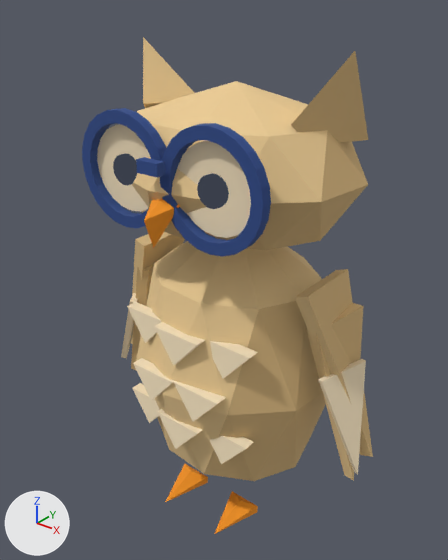
An edit to the glTF model models/characters/pip_owl.glb, drawn before and after from the same camera.
The view is the same before and after, from a camera (50 mm lens) standing at (0.0765, -0.0998, 0.1188) and looking at (-0.0019, -0.0018, 0.0581). Lighting does not change. The marker at lower left points along +X, +Y and +Z. The picture after the commit comes second. Where no turn or scale is listed for an object, it has been applied to the vertices. Vertices at exactly the same position are counted once.

Names of what the first picture shows: 'body', 'eyes', 'head', 'wing_l', 'wing_r'.
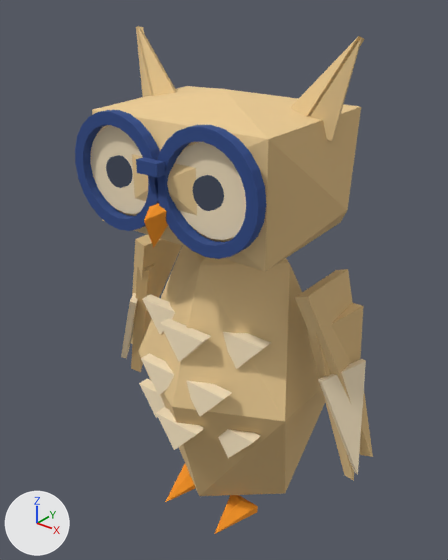
Changed parts and their boxes [x1, y1, x2, y2] in the pictures (448 x 560 px; the box of a moved part takes in the faces that stretch with it):
'head', reshaped (11% taller)
    before: [82, 37, 368, 257]
    after: [75, 26, 365, 271]
'body', reshaped (6% narrower)
    before: [127, 241, 326, 534]
    after: [138, 246, 325, 534]
'eyes', reshaped
    before: [113, 153, 229, 209]
    after: [106, 155, 224, 211]
part 1 of me_body, moved or reshaped
    before: [127, 302, 161, 343]
    after: [142, 294, 175, 334]
part 2 of me_body, moved or reshaped
    before: [210, 436, 253, 464]
    after: [223, 332, 271, 369]
part 3 of me_body, moved or reshaped
    before: [133, 358, 175, 401]
    after: [139, 379, 166, 418]
part 4 of me_body, moved or reshaped
    before: [158, 409, 202, 449]
    after: [156, 407, 204, 450]
part 5 of me_body, added (beige)
    after: [218, 429, 260, 458]
part 6 of me_body, deleted (beige)
    before: [210, 341, 258, 379]
part 7 of me_body, deleted (beige)
    before: [132, 383, 159, 423]
part 8 of me_body, moved or reshaped
    before: [136, 241, 326, 481]
    after: [138, 246, 325, 496]
part 9 of me_head, moved or reshaped
    before: [178, 140, 251, 238]
    after: [175, 142, 246, 240]
part 10 of me_head, moved or reshaped
    before: [160, 123, 271, 257]
    after: [155, 125, 267, 259]
part 11 of me_head, added (blue)
    after: [75, 110, 160, 231]
part 12 of me_head, rebuilt (14% wider, 9% taller)
    before: [132, 81, 368, 250]
    after: [92, 86, 361, 271]
part 13 of me_head, built on
    before: [82, 37, 194, 228]
    after: [90, 26, 177, 214]
part 14 of me_head, reshaped
    before: [291, 51, 368, 143]
    after: [290, 36, 365, 141]
part 15 of me_eyes, moved or reshaped
    before: [197, 173, 229, 209]
    after: [192, 175, 224, 211]
part 16 of me_eyes, moved or reshaped
    before: [113, 153, 137, 186]
    after: [106, 155, 133, 188]

What the commit changed:
me_body is used by ob_body; parent ob_pip_owl; location (0.0, 0.0, 0.04); scale (1.0, 1.0, 0.998).
me_body had 92 vertices, 140 faces and spanned x -0.0244..0.0244, y -0.0224..0.0219, z -0.04..0.034.
me_body now has 73 vertices, 106 faces and spans x -0.0217..0.0217, y -0.022..0.022, z -0.04..0.034.
me_body part 1: the loose piece of 6 vertices spanning x -0.017..-0.005, y -0.0184..-0.0149, z 0.006..0.013 is moved by (0.0, 0.0046, 0.0).
me_body part 2: the loose piece of 6 vertices spanning x 0.005..0.017, y -0.0189..-0.0154, z -0.016..-0.009 is moved by (0.0, 0.0051, 0.022).
me_body part 3: the loose piece of 6 vertices spanning x -0.012..0.0, y -0.0224..-0.0189, z -0.005..0.002 is moved by (-0.005, 0.0059, -0.011).
me_body part 4: the loose piece of 6 vertices spanning x -0.006..0.006, y -0.0216..-0.0181, z -0.016..-0.009 is moved by (0.0, -0.0004, 0.0).
me_body part 5: the loose piece of 6 vertices spanning x 0.005..0.017, y -0.0189..-0.0154, z -0.016..-0.009 is copied, and the copy is moved by (0.0, 0.0025, 0.0); it spans x 0.005..0.017, y -0.0164..-0.0129, z -0.016..-0.009.
me_body part 6: the loose piece of 6 vertices spanning x 0.005..0.017, y -0.0183..-0.0148, z 0.006..0.013 is deleted.
me_body part 7: the loose piece of 6 vertices spanning x -0.017..-0.005, y -0.0188..-0.0153, z -0.016..-0.009 is deleted.
me_body part 8: 42 vertices removed from x -0.0244..0.0244, y -0.0221..0.0219, z -0.038..0.0203; 29 vertices added at x -0.0217..0.0217, y -0.022..0.022, z -0.036..0.026.
me_head is used by ob_head; parent ob_body; location (0.0, 0.0, 0.03); rotation (0.0, -0.00857, 0.0), in degrees (0, -0.5, 0).
me_head had 327 vertices, 818 faces and spanned x -0.0274..0.0274, y -0.027..0.0229, z -0.003..0.038.
me_head now has 321 vertices, 798 faces and spans x -0.0263..0.0263, y -0.027..0.013, z 0.002..0.0403.
me_head part 9: the loose piece of 40 vertices spanning x 0.002..0.02, y -0.0203..-0.0175, z 0.0075..0.0245 is moved by (0.0, -0.0012, 0.0).
me_head part 10: the loose piece of 96 vertices spanning x -0.0004..0.0224, y -0.0221..-0.0199, z 0.0046..0.0274 is moved by (0.0, -0.0012, 0.0).
me_head part 11: the loose piece of 96 vertices spanning x -0.0224..0.0004, y -0.0215..-0.0193, z 0.0046..0.0274 is copied, and the copy is moved by (0.0, -0.0018, 0.0); it spans x -0.0224..0.0004, y -0.0233..-0.0211, z 0.0046..0.0274.
me_head part 12: the loose piece of 32 vertices spanning x -0.0274..0.0274, y -0.0229..0.0229, z -0.003..0.031 is rebuilt with 12 vertices and now spans x -0.026..0.026, y -0.023..0.013, z 0.002..0.03.
me_head part 13: 139 vertices removed from x -0.026..0.0004, y -0.0215..0.006, z 0.0046..0.038; 50 vertices added at x -0.0263..-0.002, y -0.0215..0.0007, z 0.0075..0.0403.
me_head part 14: 5 vertices removed from x 0.014..0.026, y -0.008..0.006, z 0.022..0.038; 12 vertices added at x 0.0118..0.0263, y -0.0047..0.0007, z 0.023..0.0403.
me_eyes is used by ob_eyes; location (-0.0001, -0.02, 0.0859).
me_eyes had 72 vertices, 136 faces and spanned x -0.014..0.014, y -0.0015..0.0011, z -0.003..0.003.
me_eyes now has 72 vertices, 136 faces and spans x -0.014..0.014, y -0.0027..-0.0007, z -0.003..0.003.
me_eyes part 15: the loose piece of 36 vertices spanning x 0.008..0.014, y -0.0015..0.0005, z -0.0029..0.003 is moved by (0.0, -0.0012, 0.0).
me_eyes part 16: the loose piece of 36 vertices spanning x -0.014..-0.008, y -0.0009..0.0011, z -0.003..0.0029 is moved by (0.0, -0.0018, 0.0).
